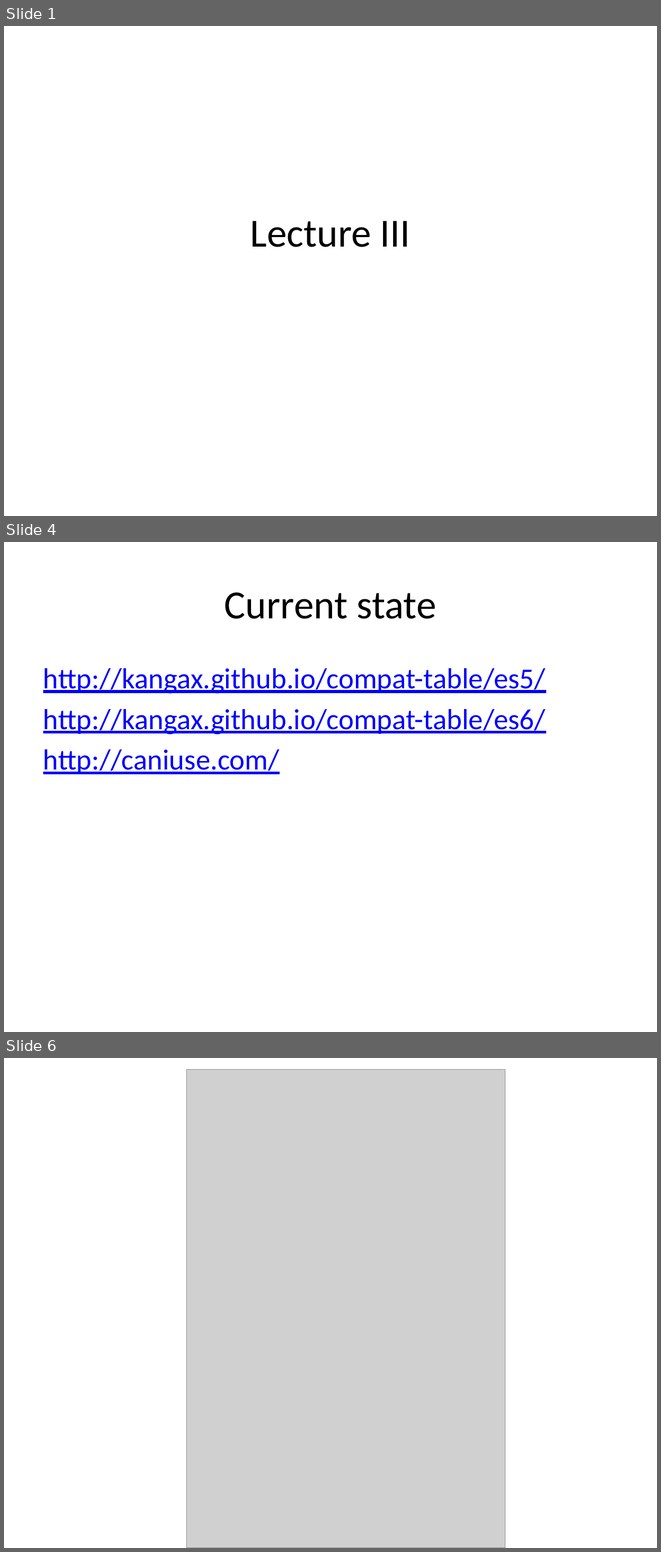
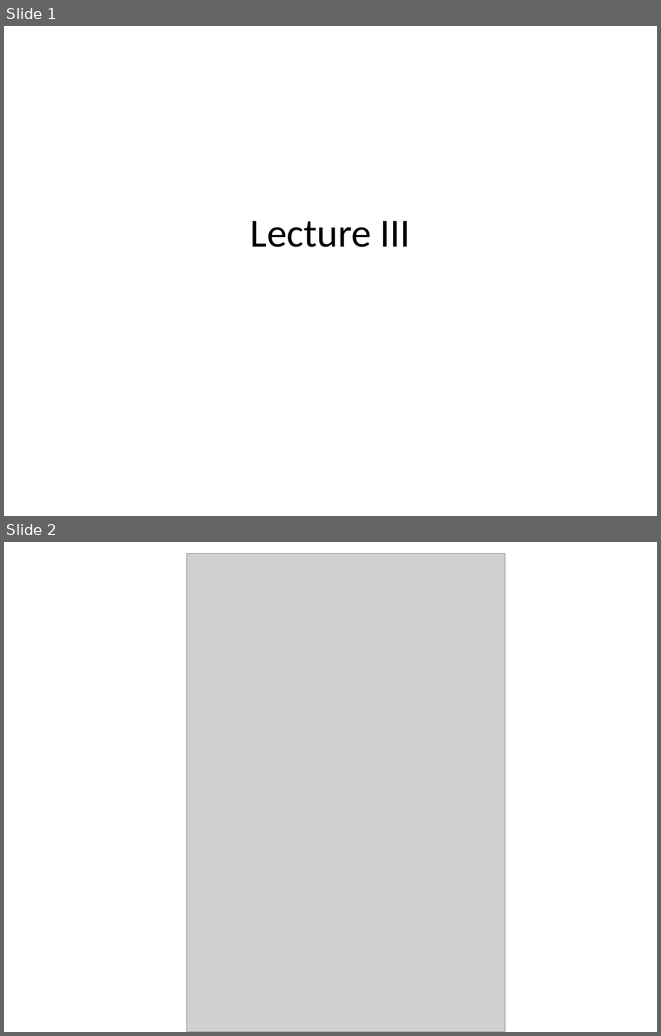
Before and after one commit to dzmitry-varabei/front-end-course, a slide deck: lecture-3-recap-scope/scope.pptx. Shown one above the other, each under a label of ours: slides 1, 4 and 6 before the commit, slides 1 and 2 after it; the slides between them are not shown. The pictures are 661x1552 and 661x1036 pixels, drawn with LibreOffice and Linux fonts; fonts in the diff are those of the drawing; grey boxes stand for pictures. Boxes give left, top, right and bottom in pixels: in the first picture for what was removed or moved away, otherwise in the second. Text is boxed around its words. In the diff, an @@ line names an element or a change of style, - is before the commit and + after.

```diff
--- a/lecture-3-recap-scope/scope.pptx
+++ b/lecture-3-recap-scope/scope.pptx
@@ slide 4 removed at box(4, 542, 657, 1032), background #FFFFFF @@
@@ title removed at box(224, 592, 436, 619) @@
-Current state
@@ text removed at box(43, 668, 546, 774) @@
-http://kangax.github.io/compat-table/es5/
-http://kangax.github.io/compat-table/es6/
-http://caniuse.com/
@@ what was slide 6 is now slide 2 @@
```
Also in this commit, not shown: 1 slide changed, 1 slide added, 4 other slides removed, 2 other files.
